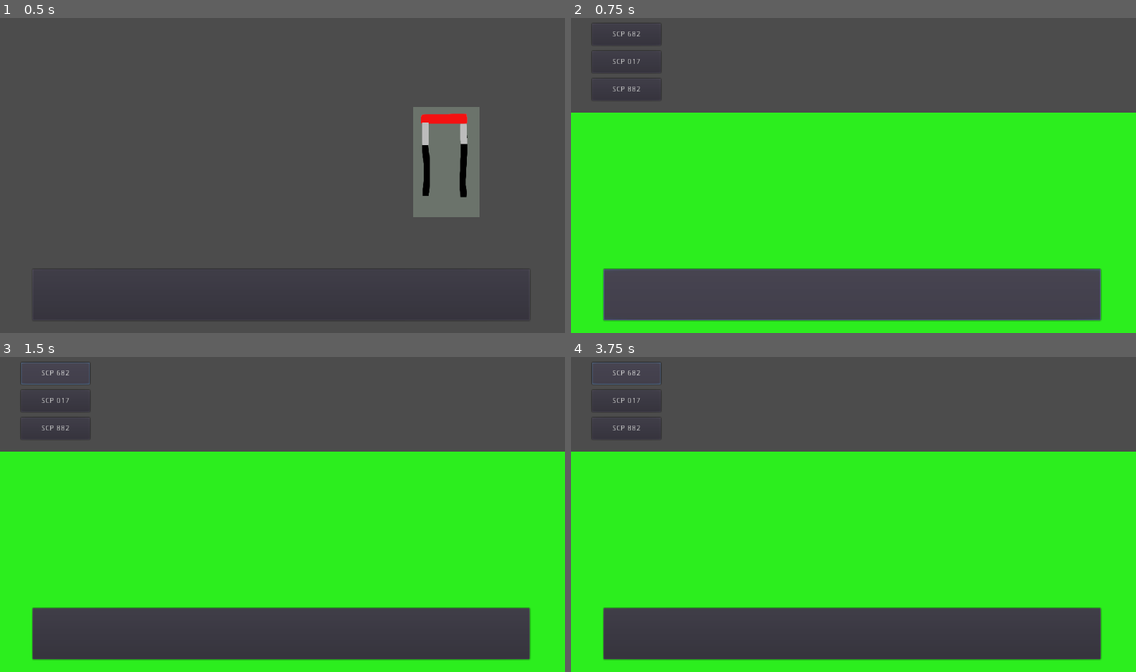
Above: before the commit, frames 1-4 (two rows, left to right).
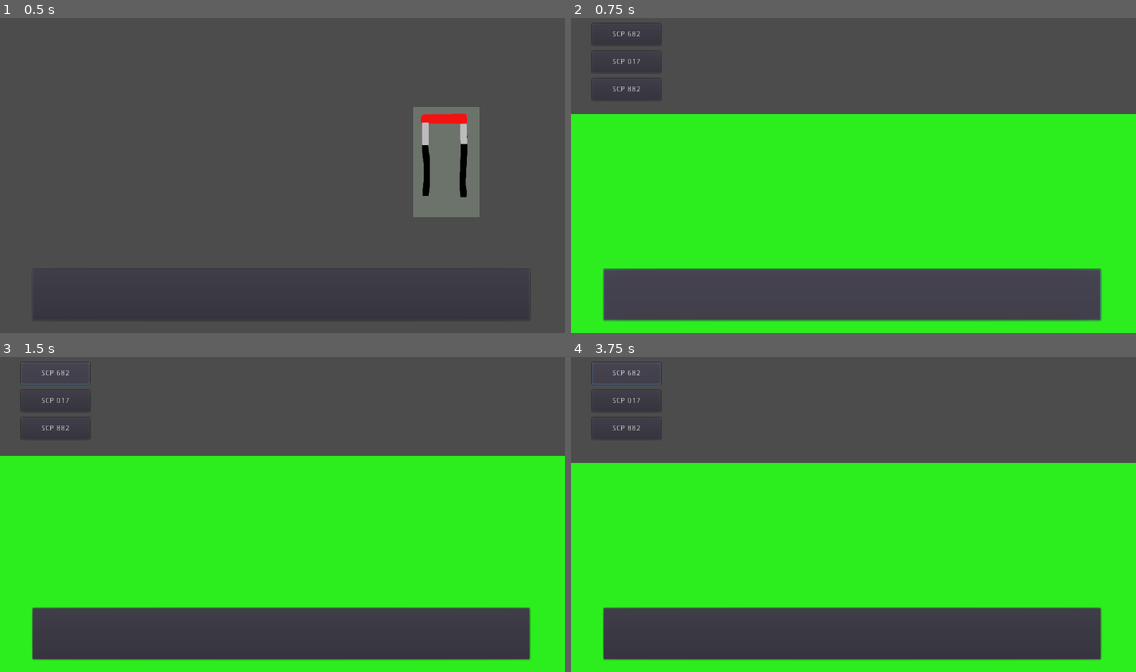
Above: after the commit, the same moments.

Repository: NSCarter/Five-Nights-At-The-Foundation
Game: Godot game, scene res://Scenes/Controls.tscn
Same seed, same stepped clock (60 frames per second), same inputs: the game is played once before the commit and once after it.
Inputs (mouse positions are in pixels of both pictures, inside the frame that each line leads up to):
- Up to frame 1 (0.5 s): no input
- Up to frame 2 (0.75 s): click (853, 295) at 0.5 s
- Up to frame 3 (1.5 s): click "SCP 682" at 1.25 s
- Up to frame 4 (3.75 s): click "SCP 017" at 2 s; click "SCP 882" at 2.75 s; click "SCP 682" at 3.5 s

Frame 1 is identical in both runs. In frame 2, 0.4% of the frame differs, in the area x 0-100%, y 30-31%; in frame 3, 1.3%; in frame 4, 3.6%, in the area x 0-100%, y 30-34%.

Commit message:
Acid lowers over time

Diff:
--- a/Scenes/Controls.tscn
+++ b/Scenes/Controls.tscn
@@ -3,7 +3,7 @@
 [ext_resource path="res://Scripts/CamerasButton.gd" type="Script" id=1]
 [ext_resource path="res://Assests/Images/AcidLeverDown.png" type="Texture" id=2]
 [ext_resource path="res://Assests/Images/AcidLeverUp.png" type="Texture" id=3]
-[ext_resource path="res://Scenes/Controls.gd" type="Script" id=4]
+[ext_resource path="res://Scripts/Controls.gd" type="Script" id=4]
 
 [node name="Node2D" type="Node2D"]
 script = ExtResource( 4 )
--- a/Scenes/SCP 682.tscn
+++ b/Scenes/SCP 682.tscn
@@ -1,6 +1,7 @@
-[gd_scene load_steps=2 format=2]
+[gd_scene load_steps=3 format=2]
 
 [ext_resource path="res://Assests/Images/Acid.png" type="Texture" id=1]
+[ext_resource path="res://Scripts/Acid.gd" type="Script" id=2]
 
 [node name="Node2D" type="Node2D"]
 
@@ -9,3 +10,4 @@
 margin_right = 1024.0
 margin_bottom = 800.0
 texture = ExtResource( 1 )
+script = ExtResource( 2 )
--- /dev/null
+++ b/Scripts/Acid.gd
@@ -0,0 +1,4 @@
+extends TextureRect
+
+func _ready():
+	self.rect_position.y = Stats.acid_pos
--- /dev/null
+++ b/Scripts/ConstantFunctions.gd
@@ -0,0 +1,4 @@
+extends Node
+
+func _process(delta):
+	Stats.acid_pos += 0.099
--- a/Scripts/Stats.gd
+++ b/Scripts/Stats.gd
@@ -5,3 +5,5 @@
 var selected_cam = "SCP 682"
 
 var cameras = ["SCP 682", "SCP 017", "SCP 882"]
+
+var acid_pos = 200
--- a/project.godot
+++ b/project.godot
@@ -17,6 +17,7 @@
 [autoload]
 
 Stats="*res://Scripts/Stats.gd"
+ConstantFunctions="*res://Scripts/ConstantFunctions.gd"
 
 [display]
 
Renamed: Scenes/Controls.gd -> Scripts/Controls.gd
